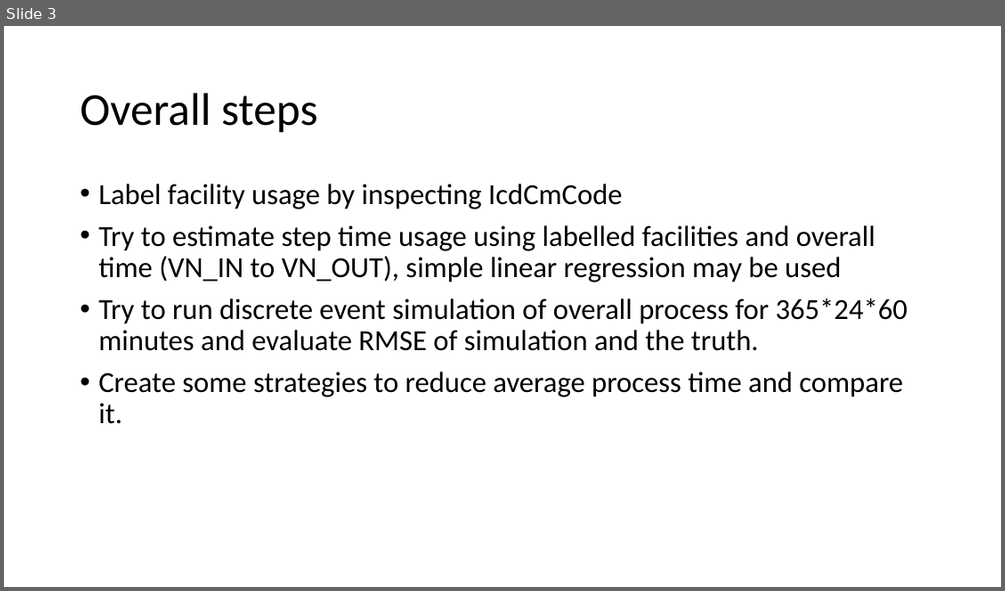
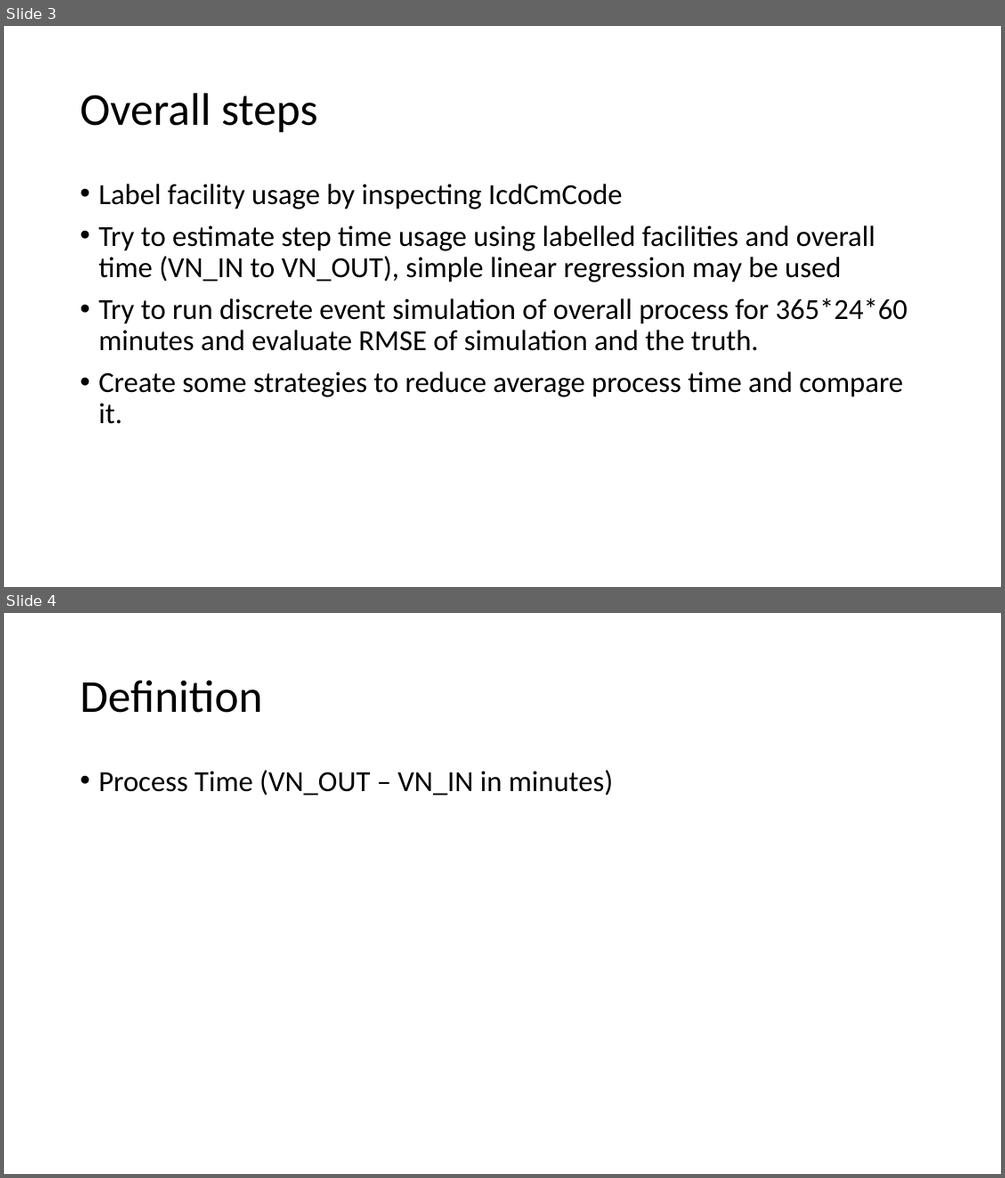
Before and after one commit to kawin7538/ds_hospital_project, a slide deck: memo_presentation/memo.pptx. Shown one above the other, each under a label of ours: slide 3 before the commit, slides 3 and 4 after it. The pictures are 1005x591 and 1005x1178 pixels, drawn with LibreOffice and Linux fonts; fonts in the diff are those of the drawing. Boxes give left, top, right and bottom in pixels: in the first picture for what was removed or moved away, otherwise in the second. Text is boxed around its words. In the diff, an @@ line names an element or a change of style, - is before the commit and + after.

```diff
--- a/memo_presentation/memo.pptx
+++ b/memo_presentation/memo.pptx
@@ slide 4 added at <box>4,613,1001,1174</box>, background #FFFFFF @@
@@ title added at <box>80,680,262,713</box>, 44 pt, text #000000 @@
+Definition
@@ text added at <box>98,770,613,795</box>, 28 pt, text #000000 @@
+• Process Time (VN_OUT – VN_IN in minutes)
```
Also in this commit, not shown: 9 other slides added, 6 other files.
